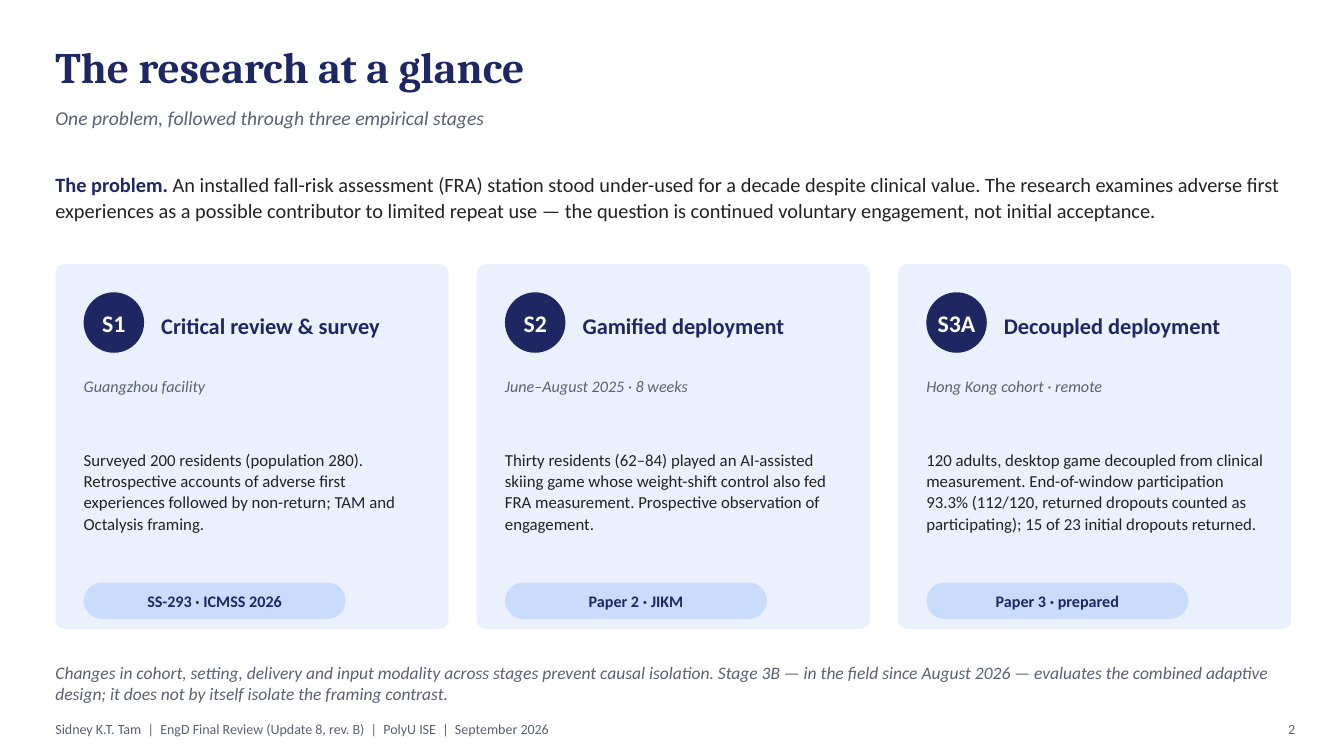
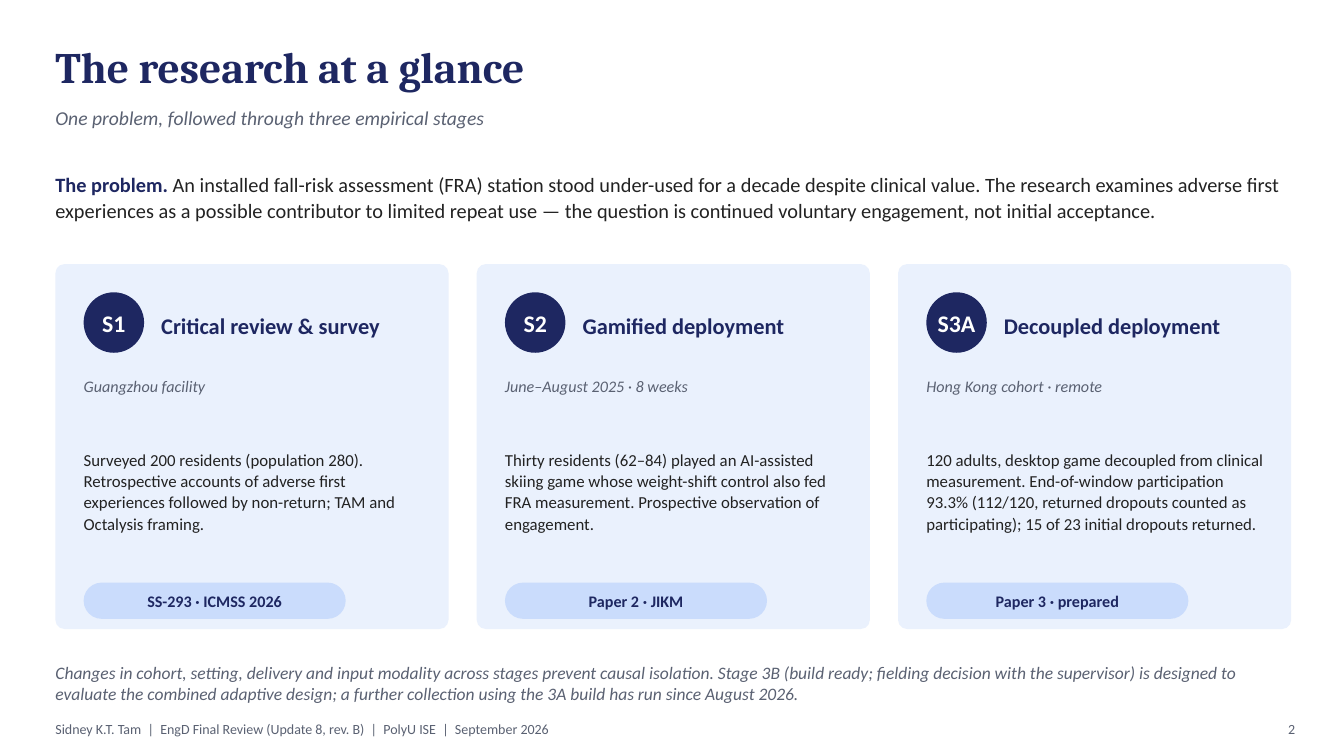
Before and after one commit to leicatam/gamification, a slide deck: slide 2 of docs/presentations/EngD_Update_8_Final_Review_September2026_revB.pptx. Drawn at 1344x756 pixels with LibreOffice and Linux fonts; fonts in the diff are those of the drawing. Boxes give left, top, right and bottom in pixels: in the first picture for what was removed or moved away, otherwise in the second. Text is boxed around its words. In the diff, an @@ line names an element or a change of style, - is before the commit and + after.

```diff
--- a/docs/presentations/EngD_Update_8_Final_Review_September2026_revB.pptx
+++ b/docs/presentations/EngD_Update_8_Final_Review_September2026_revB.pptx
@@ text at [55,666,1236,703]: text changed @@
-Changes in cohort, setting, delivery and input modality across stages prevent causal isolation. Stage 3B — in the field since August 2026 — evaluates the combined adaptive design; it does not by itself isolate the framing contrast.
+Changes in cohort, setting, delivery and input modality across stages prevent causal isolation. Stage 3B (build ready; fielding decision with the supervisor) is designed to evaluate the combined adaptive design; a further collection using the 3A build has run since August 2026.
```
Also in this commit, not shown: 3 other slides changed, 1 other file.
